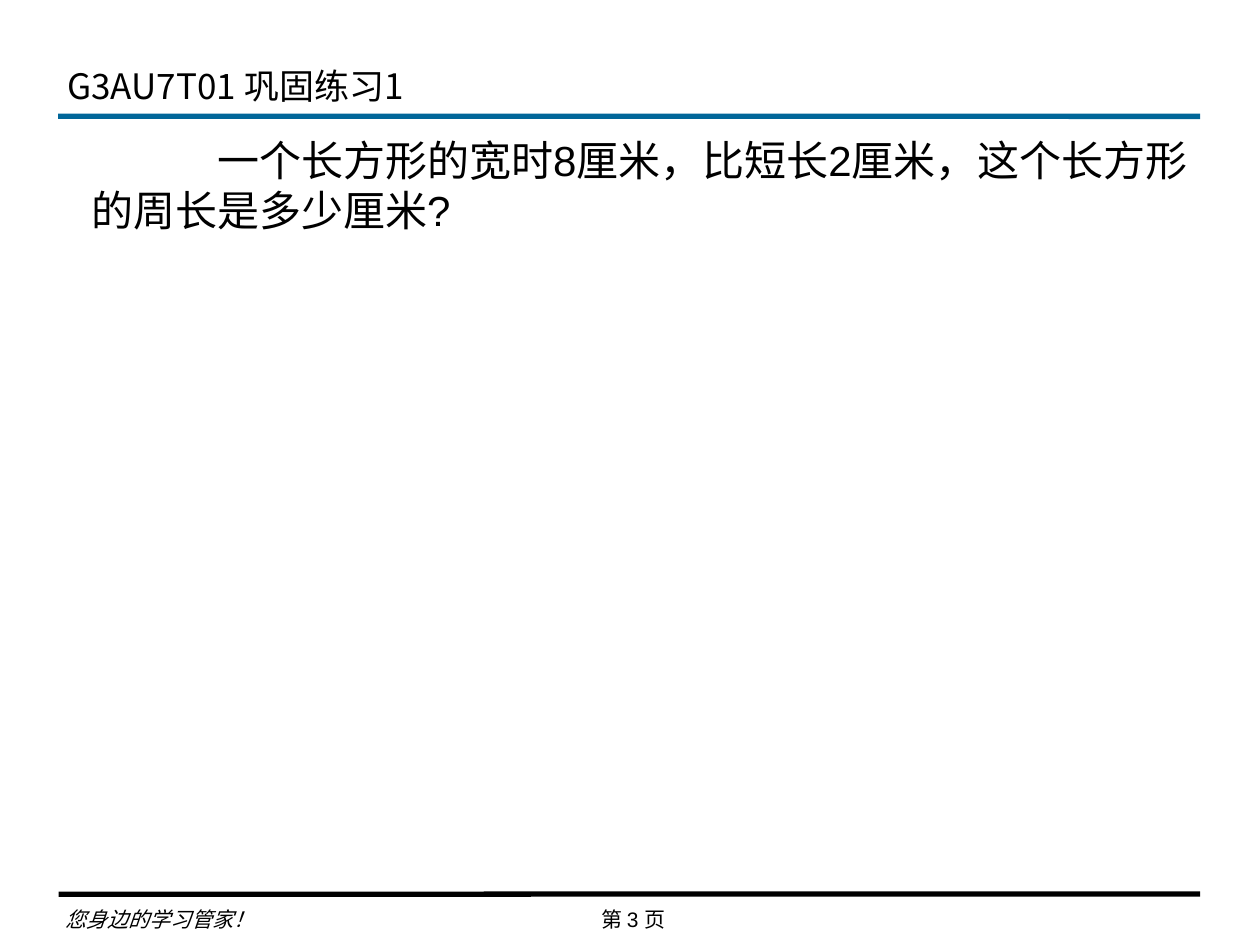
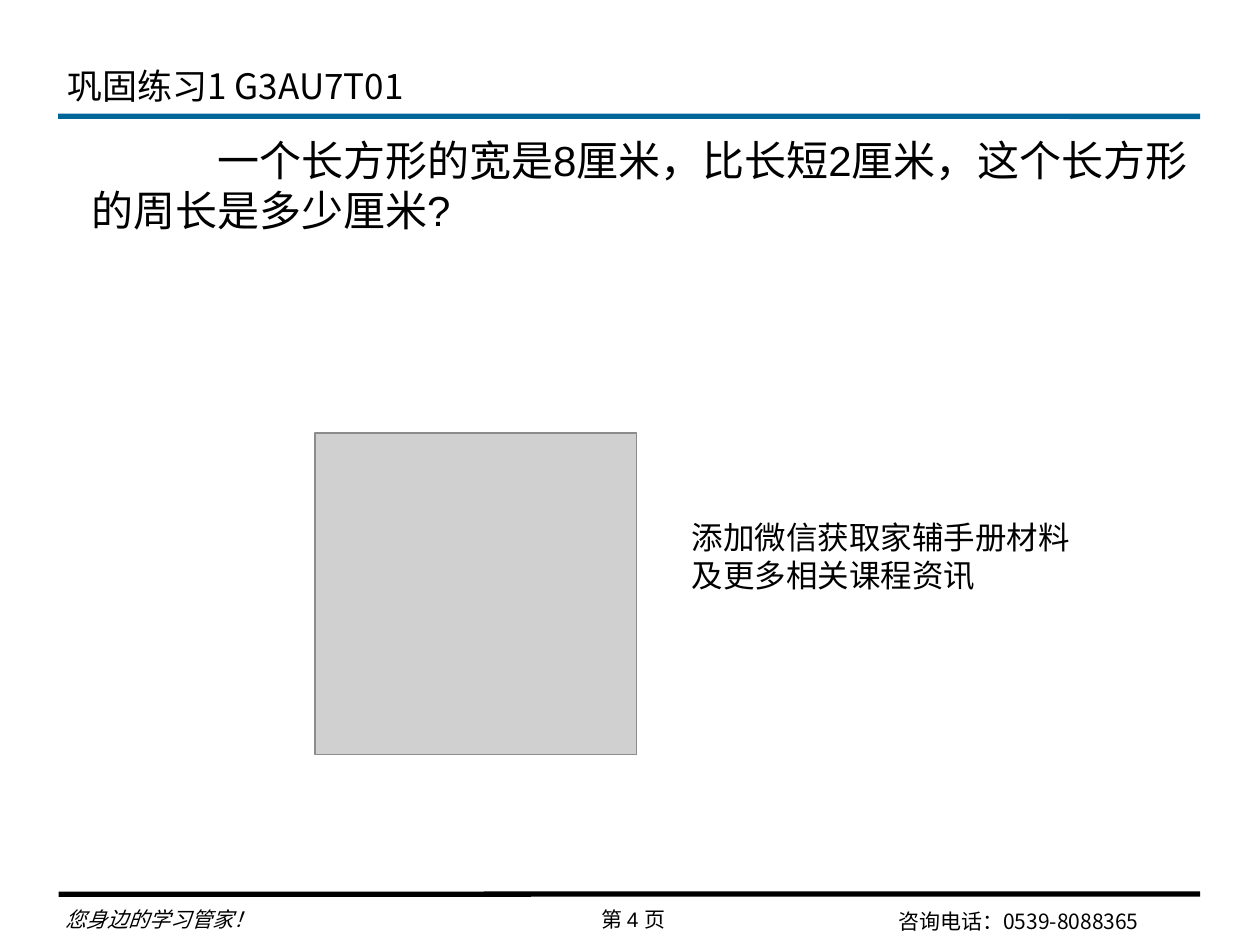
Before and after one commit to lihy68/JuvenHAM, a slide deck: slide 4 of 2017秋季/数学/三年级/3上7单元典型例题讲练.pptx (slide 3 before the commit). Drawn at 1260x945 pixels with LibreOffice and Linux fonts; fonts in the diff are those of the drawing; grey boxes stand for pictures; background and template pictures are left out. Boxes give left, top, right and bottom in pixels: in the first picture for what was removed or moved away, otherwise in the second. Text is boxed around its words. In the diff, an @@ line names an element or a change of style, - is before the commit and + after.

```diff
--- a/2017秋季/数学/三年级/3上7单元典型例题讲练.pptx
+++ b/2017秋季/数学/三年级/3上7单元典型例题讲练.pptx
@@ title at box(67, 69, 404, 102): text changed @@
-G3AU7T01 巩固练习1
+巩固练习1 G3AU7T01
@@ text at box(91, 140, 1188, 230): text changed @@
-一个长方形的宽时8厘米，比短长2厘米，这个长方形的周长是多少厘米?
+一个长方形的宽是8厘米，比长短2厘米，这个长方形的周长是多少厘米?
@@ picture added at box(315, 433, 636, 755) @@
@@ text added at box(692, 522, 1070, 590), 18 pt, text #000000 @@
+添加微信获取家辅手册材料
+及更多相关课程资讯
@@ page number at box(601, 909, 665, 929): text changed @@
-第 3 页
+第 4 页
@@ text added at box(898, 911, 1138, 931), 12 pt, text #000000 @@
+咨询电话：0539-8088365
```
Also in this commit, not shown: 4 other slides changed, 2 slides added.
